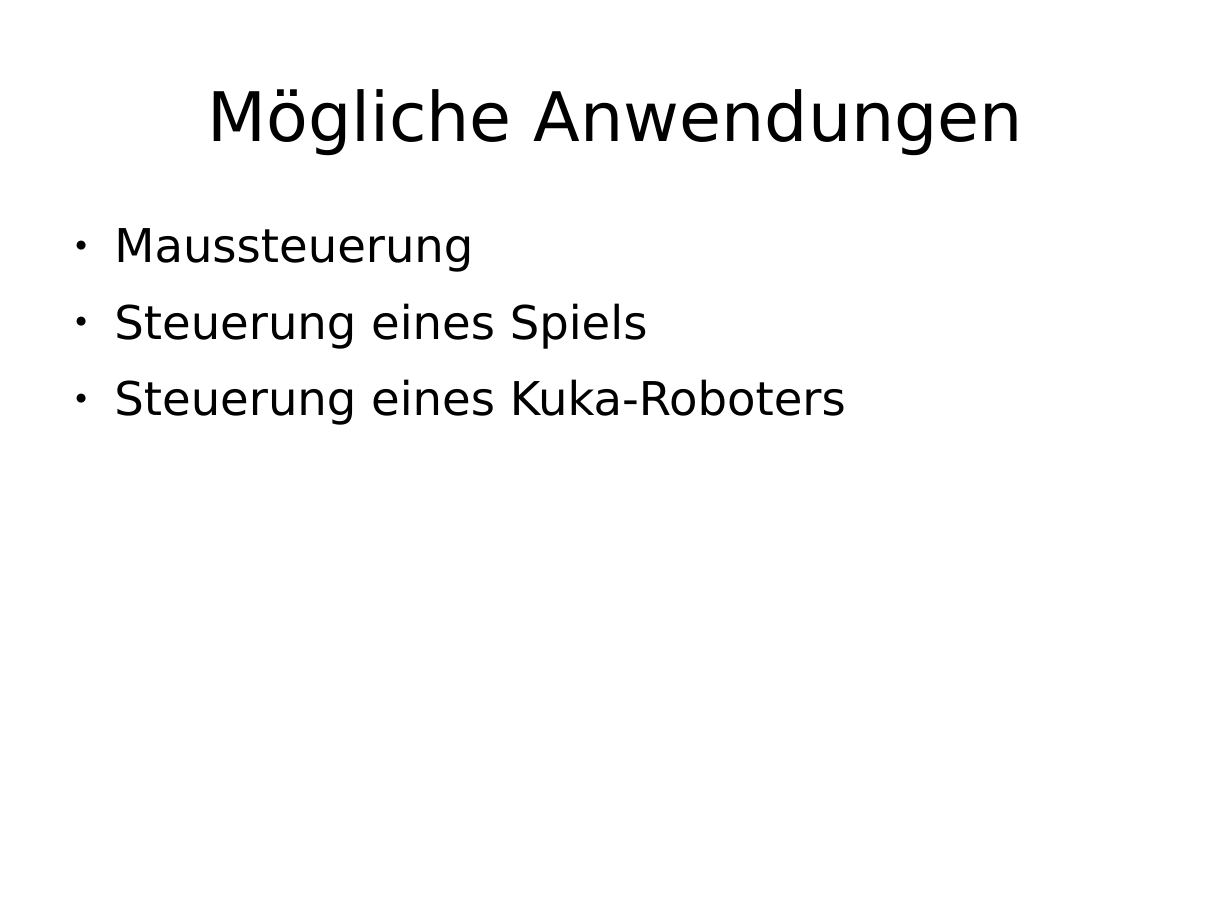
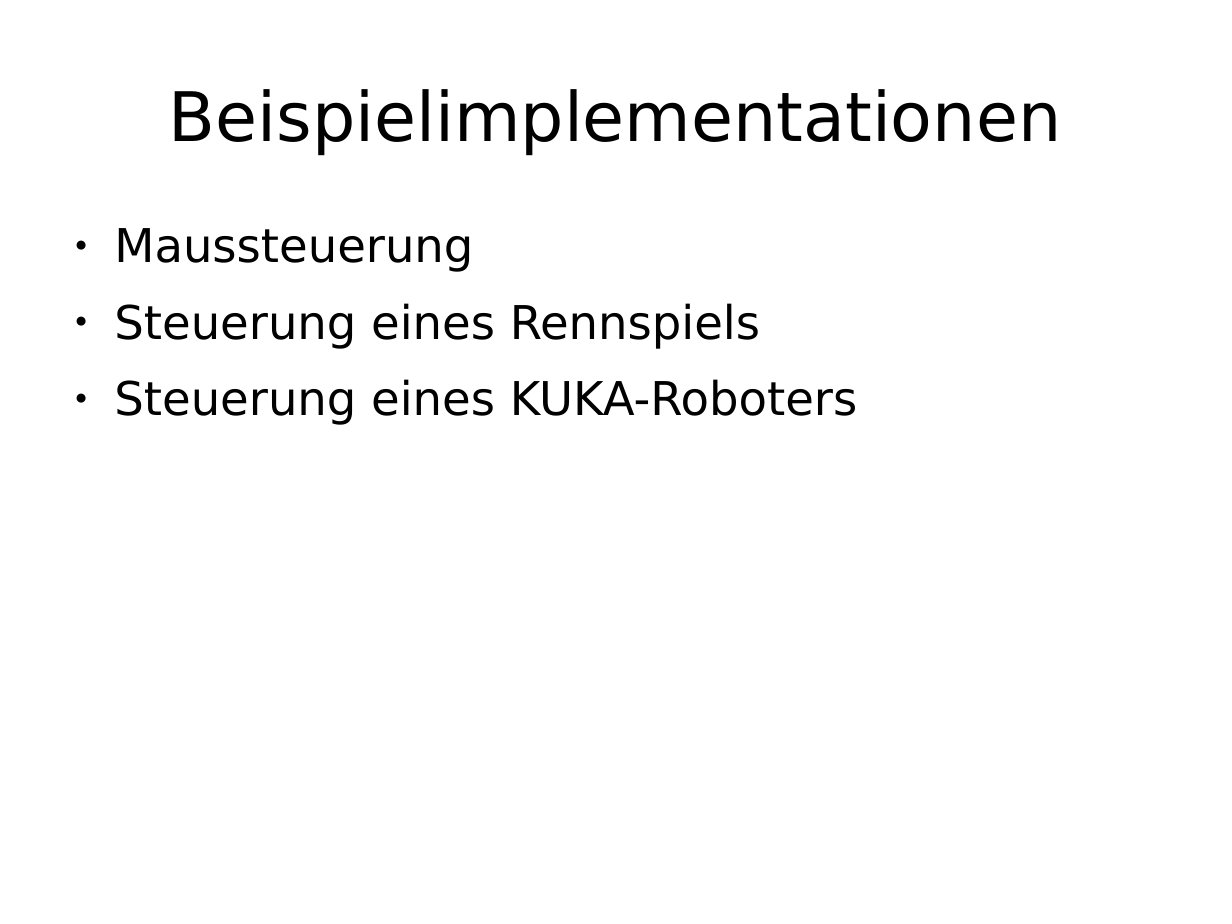
Before and after one commit to enra64/psychic-giggle, a slide deck: slide 4 of zwischenstand anfang dezember.odp. Drawn at 1232x924 pixels with LibreOffice and Linux fonts; fonts in the diff are those of the drawing. Boxes give left, top, right and bottom in pixels: in the first picture for what was removed or moved away, otherwise in the second. Text is boxed around its words. In the diff, an @@ line names an element or a change of style, - is before the commit and + after.

```diff
--- a/zwischenstand anfang dezember.odp
+++ b/zwischenstand anfang dezember.odp
@@ title at (x1=169, y1=89, x2=1061, y2=155): text changed @@
-Mögliche Anwendungen
+Beispielimplementationen
@@ text at (x1=114, y1=303, x2=857, y2=425): text changed @@
-● Steuerung eines Spiels
-● Steuerung eines Kuka-Roboters
+● Steuerung eines Rennspiels
+● Steuerung eines KUKA-Roboters
```
Also in this commit, not shown: 3 other slides changed, 5 slides added, 4 slides removed.
